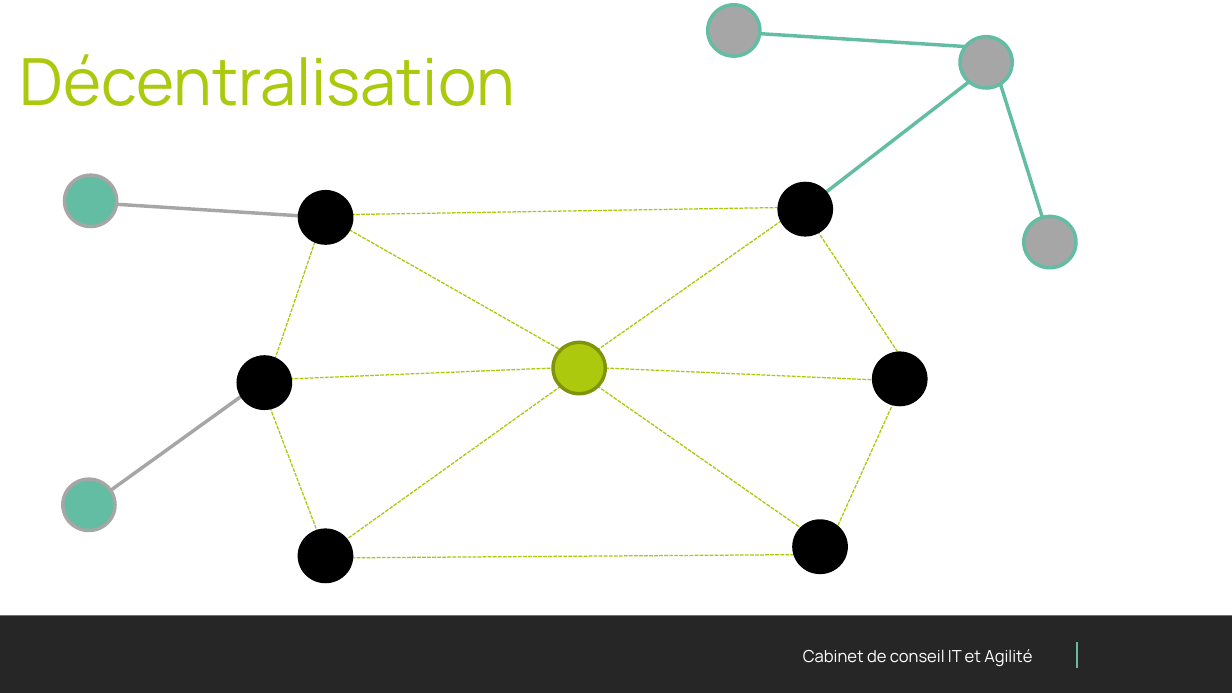
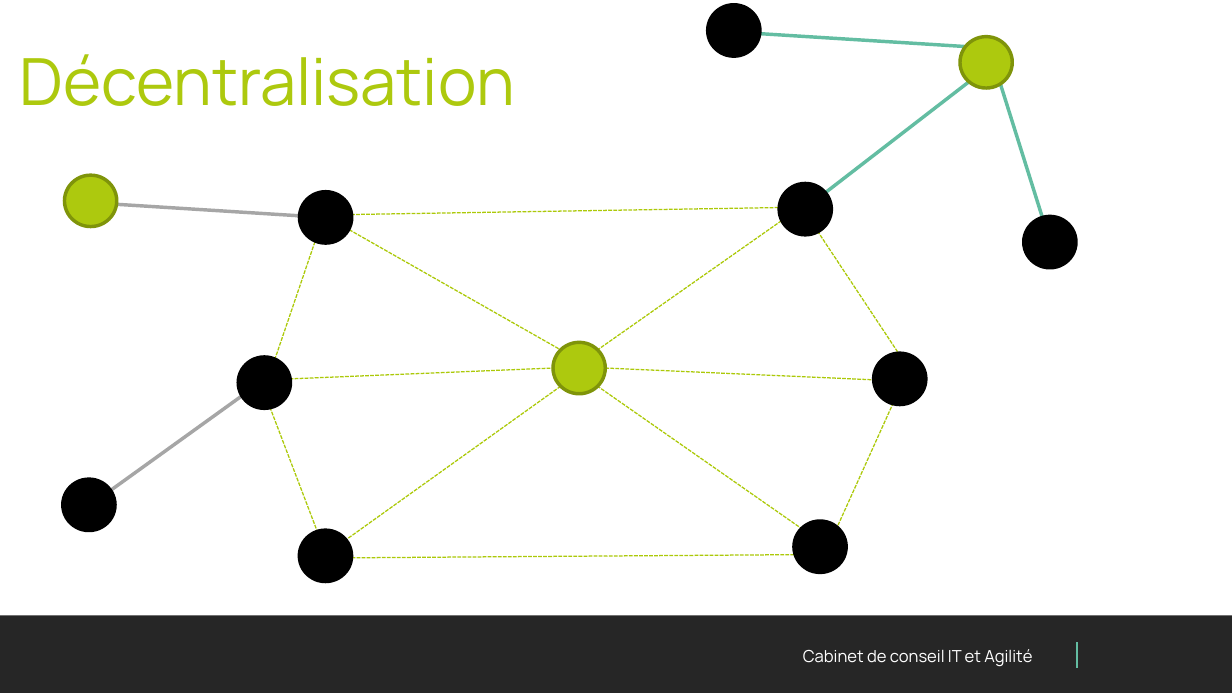
Before and after one commit to PaulFasola/Techlabs, a slide deck: slide 6 of Blockchain101+SmartContracts/Presentation/Techlab Blockchain.pptx. Drawn at 1232x693 pixels with LibreOffice and Linux fonts; fonts in the diff are those of the drawing; background and template pictures are left out. Boxes give left, top, right and bottom in pixels: in the first picture for what was removed or moved away, otherwise in the second. Text is boxed around its words. In the diff, an @@ line names an element or a change of style, - is before the commit and + after.

```diff
--- a/Blockchain101+SmartContracts/Presentation/Techlab Blockchain.pptx
+++ b/Blockchain101+SmartContracts/Presentation/Techlab Blockchain.pptx
@@ ellipse at <box>707,5,759,57</box>: fill #A6A6A6 to #000000; outline #63BDA2 2 pt to #000000 2 pt @@
@@ ellipse at <box>960,37,1011,89</box>: fill #A6A6A6 to #ADC90E; outline #63BDA2 2 pt to #80950A 2 pt @@
@@ ellipse at <box>64,175,116,227</box>: fill #63BDA2 to #ADC90E; outline #A6A6A6 2 pt to #80950A 2 pt @@
@@ ellipse at <box>1024,217,1076,269</box>: fill #A6A6A6 to #000000; outline #63BDA2 2 pt to #000000 2 pt @@
@@ ellipse at <box>63,479,115,531</box>: fill #63BDA2 to #000000; outline #A6A6A6 2 pt to #000000 2 pt @@
```
Also in this commit, not shown: 5 other slides changed, 2 slides added, 3 other files.
